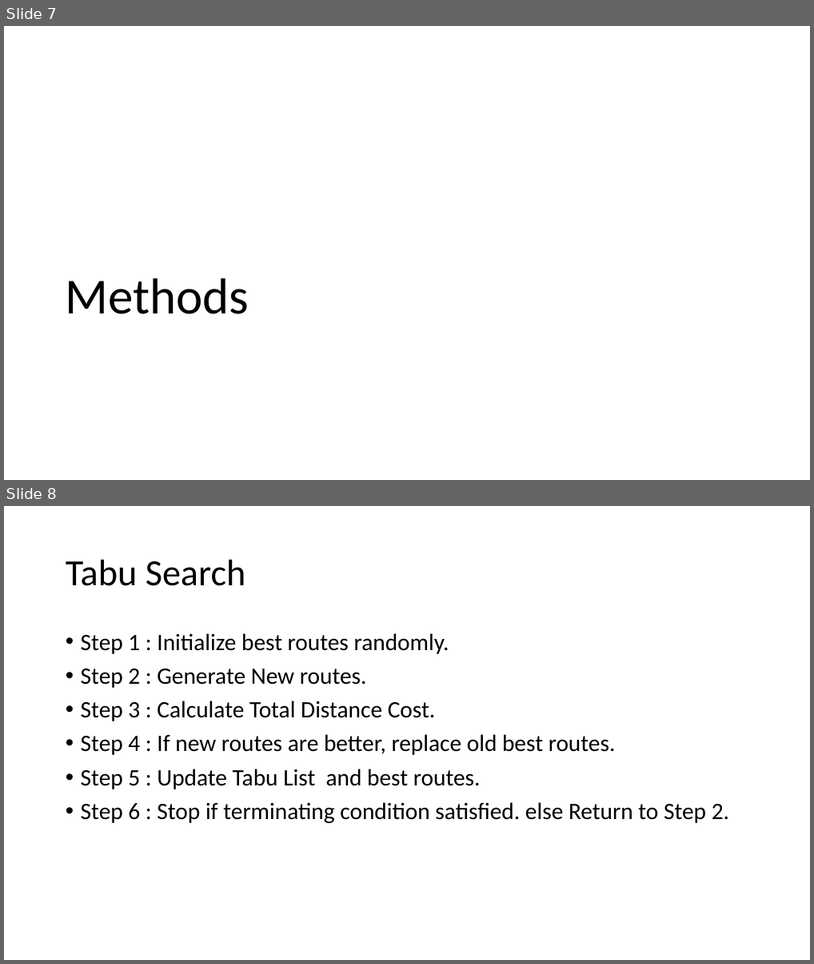
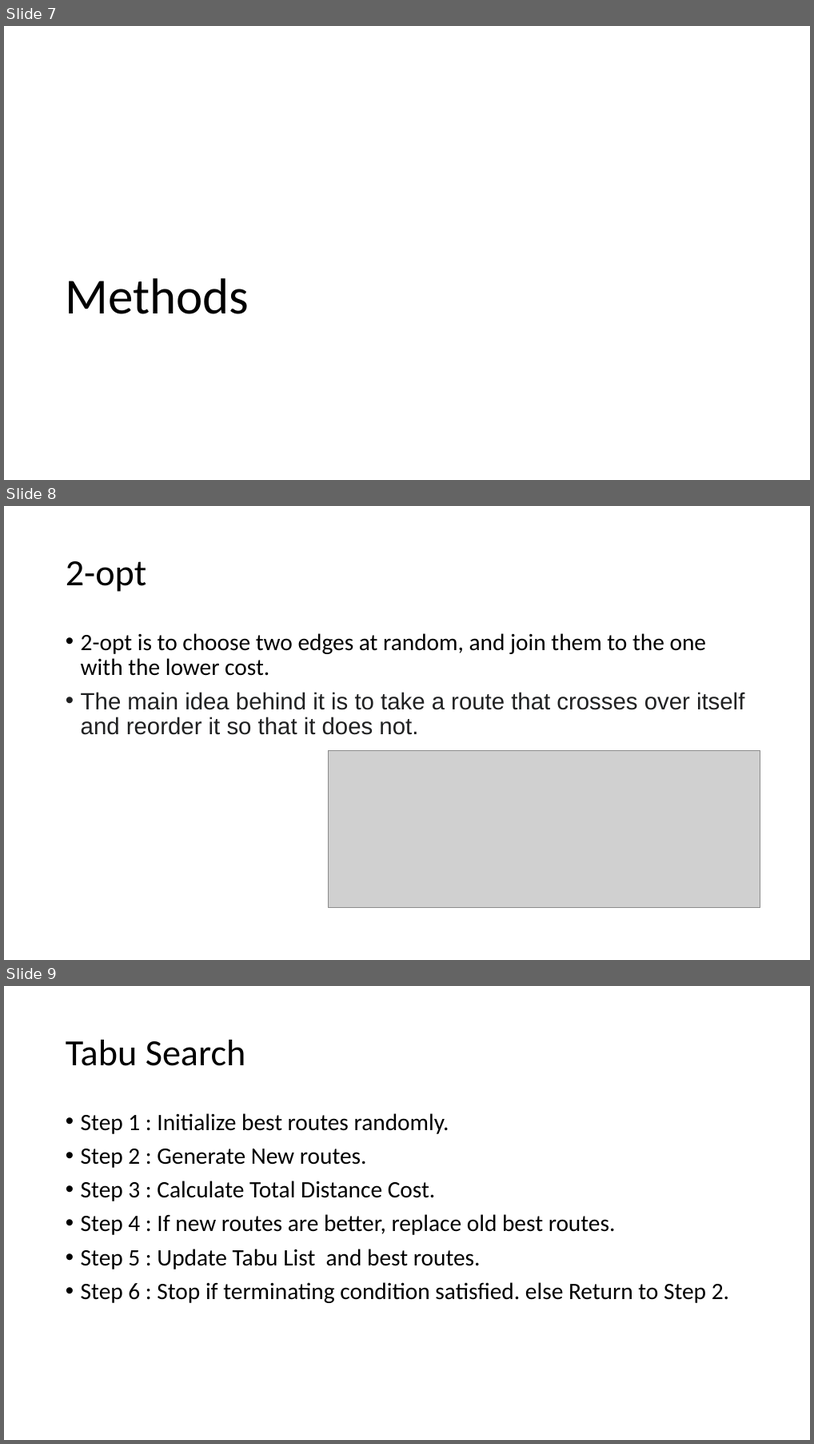
Before and after one commit to LightBells/IntrouctionToMetaheuristics, a slide deck: FirstHalf/Metaheuristics.pptx. Shown one above the other, each under a label of ours: slides 7 and 8 before the commit, slides 7, 8 and 9 after it. The pictures are 814x964 and 814x1444 pixels, drawn with LibreOffice and Linux fonts; fonts in the diff are those of the drawing; grey boxes stand for pictures. Boxes give left, top, right and bottom in pixels: in the first picture for what was removed or moved away, otherwise in the second. Text is boxed around its words. In the diff, an @@ line names an element or a change of style, - is before the commit and + after.

Commit message:
Update pptx

```diff
--- a/FirstHalf/Metaheuristics.pptx
+++ b/FirstHalf/Metaheuristics.pptx
@@ slide 8 added at [4, 506, 810, 960], background #FFFFFF @@
@@ title added at [66, 561, 146, 592], 44 pt, text #000000 @@
+2-opt
@@ text added at [81, 633, 745, 735], 28 pt, text #202122 @@
+• 2-opt is to choose two edges at random, and join them to the one with the lower cost.
+• The main idea behind it is to take a route that crosses over itself and reorder it so that it does not.
@@ picture added at [329, 751, 761, 907] @@
@@ what was slide 8 is now slide 9 @@
```
